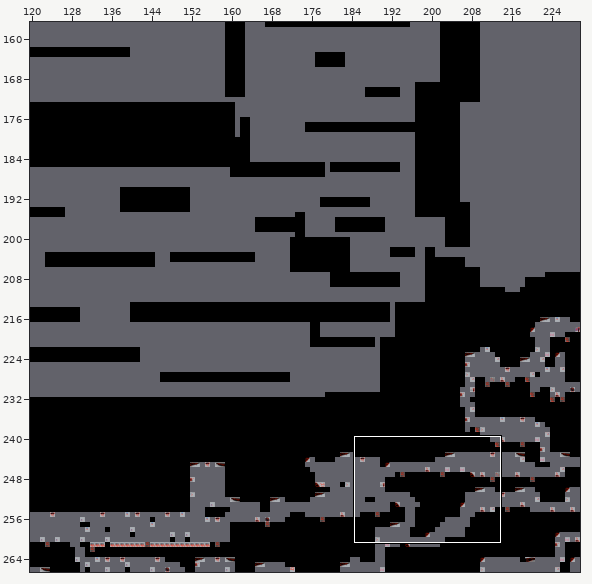
Two versions of a level (Tiled map, TheCave.tmx). Above, an overview of the earlier version with the close-up marked.
Close-up. The starting point:
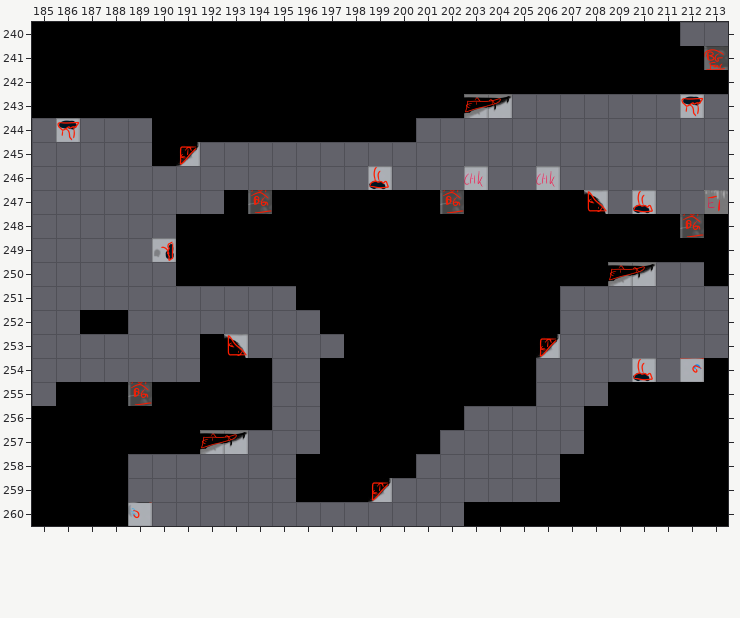
Cells are 120x120 px. Shown: x 185..213, y 240..260. The commit also changed other parts of the map, which this record leaves out.
The result:
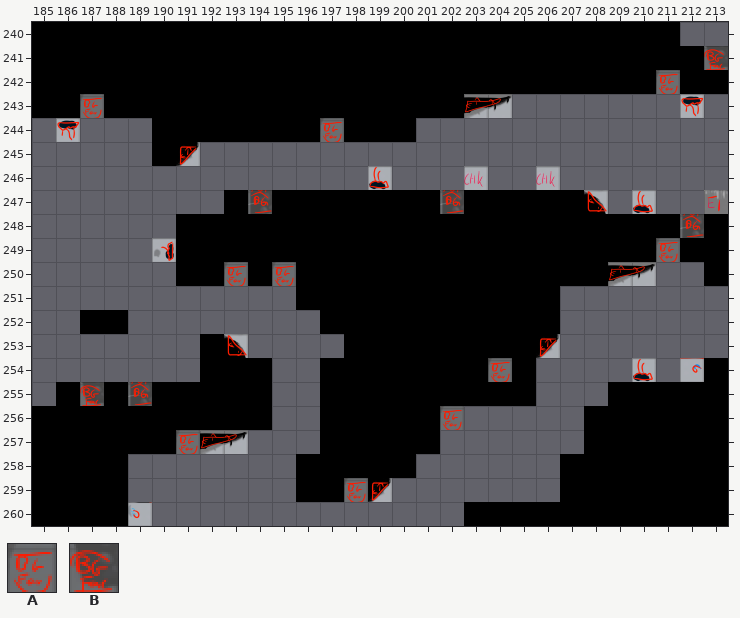
Key: from "UpperCaveObjectTiles": A 127, B 128.
_ is an empty cell.
See-through tiles are keyed as they look on the map.
Diff:
{"where": "layer \"Objects\""}
{"y":242,"x":211,"old":"_","new":"A"}
{"y":243,"x":187,"old":"_","new":"A"}
{"y":244,"x":197,"old":"_","new":"A"}
{"y":249,"x":211,"old":"_","new":"A"}
{"y":250,"x":193,"old":"_","new":"A"}
{"y":250,"x":195,"old":"_","new":"A"}
{"y":254,"x":204,"old":"_","new":"A"}
{"y":255,"x":187,"old":"_","new":"B"}
{"y":256,"x":202,"old":"_","new":"A"}
{"y":257,"x":191,"old":"_","new":"A"}
{"y":259,"x":198,"old":"_","new":"A"}
